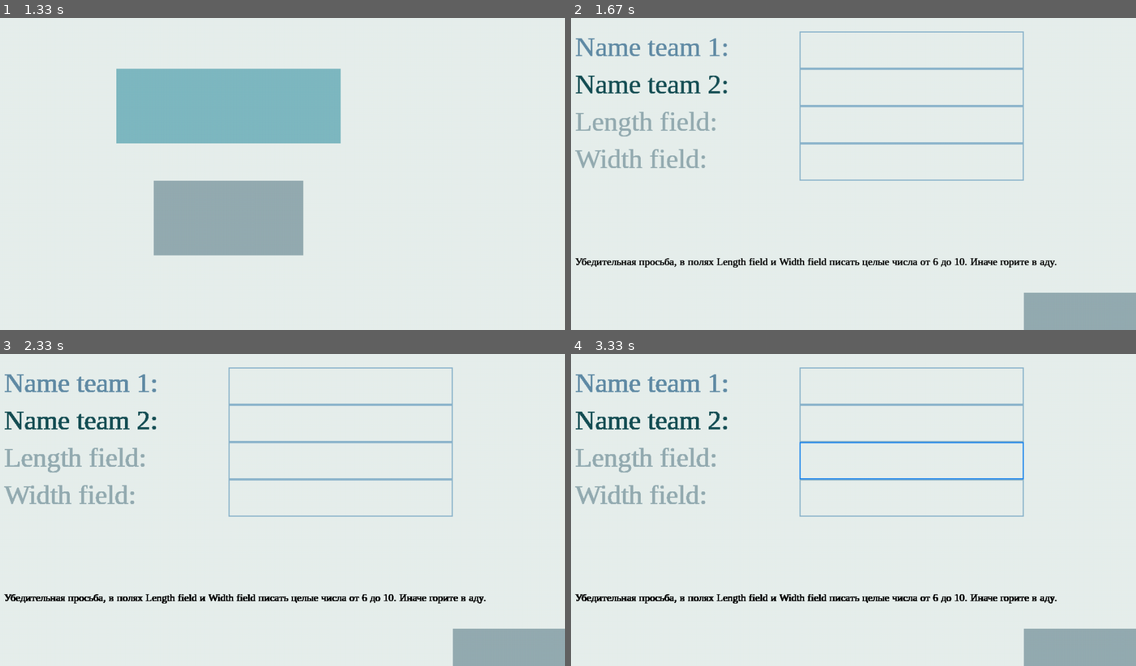
Above: before the commit, frames 1-4 (two rows, left to right).
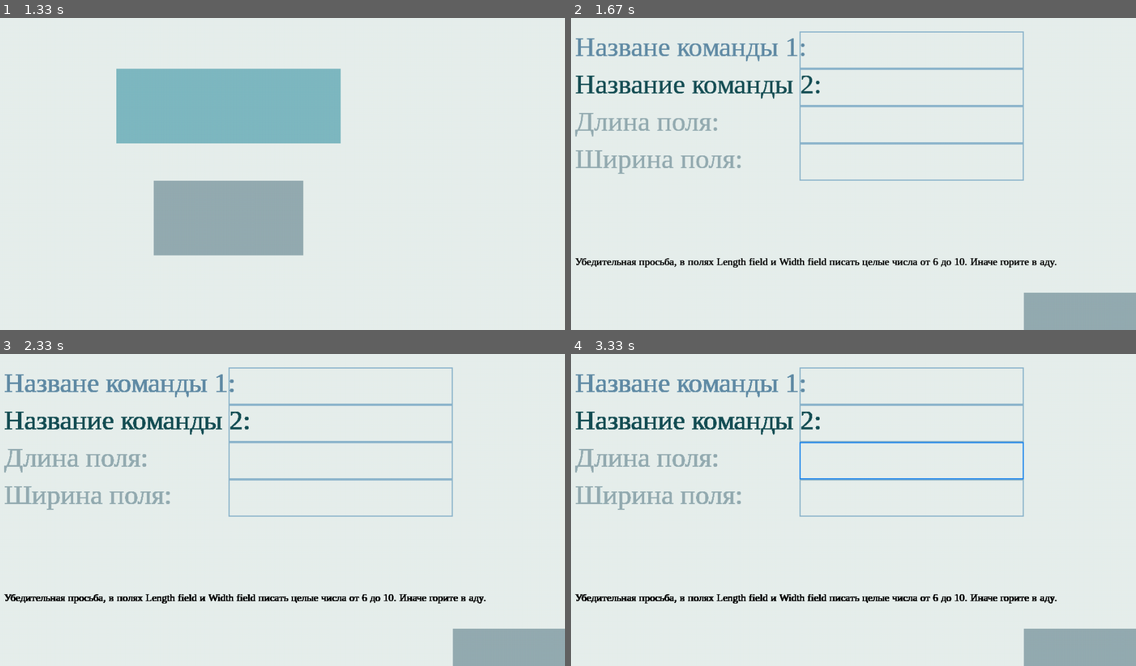
Above: after the commit, the same moments.

Repository: poLLiAziatka/Super-Gaame
Game: pygame game, started from interface.py
The game is run twice, just before and just after one commit, with the same random seed, the same clock (stepped at 60 frames per second) and the same inputs.
Inputs (mouse positions are in pixels of both pictures, inside the frame that each line leads up to):
- Up to frame 1 (1.33 s): click (50, 36) at 0.38 s; click (508, 311) at 1.27 s
- Up to frame 2 (1.67 s): click (797, 198) at 1.6 s
- Up to frame 3 (2.33 s): click (276, 385) at 1.93 s; click (237, 584) at 2.27 s
- Up to frame 4 (3.33 s): click (819, 441) at 2.6 s; click (751, 428) at 2.93 s; click (994, 469) at 3.27 s

Frame 1 is identical in both runs. In frame 2, 3.5% of the frame differs, in the area x 0-44%, y 6-50%; in frame 3, 3.6%; in frame 4, 3.6%.

Commit message:
info hero прикольненькое, но не совсем работающее

Diff:
--- a/board.py
+++ b/board.py
@@ -1,3 +1,5 @@
+import random
+
 class Board:
     def __init__(self, x_size, y_size):
         self.field = [[0] * y_size for _ in range(x_size)]
@@ -73,7 +75,21 @@
                 print('Team 2 win')
 
     def battle(self, attacking, defending):
-        self.attack_at = attacking._st
+        def battle(self, attacking, defending):
+            attacking.attack = random.randint(1, attacking._st)
+            defending.bias = defending.healf / 5 * 8
+
+            if random.randint(0, 100) in [x for x in range(defending.bias)]:
+                attacking.attack = 0
+
+            attacking.sk_pr = attacking._int / 5 * 7
+
+            if random.randint(0, 100) in [x for x in range(attacking.sk_pr)]:
+                pass
+
+            defending.healf -= attacking.attack
+
+            defending.attack = random.randint(1, defending._st)
         #  нужно проверить, из одной команды герои или нет, и если из одной, то сражения не будет
 
 #  board должен знать кто ходит
--- a/interface.py
+++ b/interface.py
@@ -10,7 +10,7 @@
 # это цвета, моя самая любимая часть кода
 background_color = (231, 240, 237)
 main_game_color = (127, 185, 194)
-button_color_1 = (149, 172, 178)
+additional_game_color = (149, 172, 178)
 team1_color = (98, 140, 166)
 team2_color = (22, 79, 85)
 COLOR_INACTIVE = pygame.Color('lightskyblue3')
@@ -86,8 +86,8 @@
                     elif 5 * size <= pos[0] <= 9 * size and 6 * size <= pos[1] <= 7 * size:
                         exit()
         pygame.draw.rect(sc, main_game_color, (4 * size, 2 * size, 6 * size, 2 * size))
-        pygame.draw.rect(sc, button_color_1, (5 * size, 5 * size, 4 * size, 1 * size))
-        pygame.draw.rect(sc, button_color_1, (5 * size, 6 * size, 4 * size, 1 * size))
+        pygame.draw.rect(sc, additional_game_color, (5 * size, 5 * size, 4 * size, 1 * size))
+        pygame.draw.rect(sc, additional_game_color, (5 * size, 6 * size, 4 * size, 1 * size))
 
         pygame.display.update()
         clock.tick(FPS)
@@ -128,10 +128,10 @@
 
         f1 = pygame.font.SysFont('serif', size // 10 * 8)
         f2 = pygame.font.SysFont('serif', size // 10 * 3)
-        team1_text = f1.render('Name team 1: ', 1, team1_color)
-        team2_text = f1.render('Name team 2: ', 1, team2_color)
-        fieldx_text = f1.render('Length field: ', 1, button_color_1)
-        fieldy_text = f1.render('Width field: ', 1, button_color_1)
+        team1_text = f1.render('Назване команды 1: ', 1, team1_color)
+        team2_text = f1.render('Название команды 2: ', 1, team2_color)
+        fieldx_text = f1.render('Длина поля: ', 1, additional_game_color)
+        fieldy_text = f1.render('Ширина поля: ', 1, additional_game_color)
 
         txt_info = f2.render('Убедительная просьба, в полях Length field и Width field писать целые числа от 6 до 10. '
                              'Иначе горите в аду.', 1, (0, 0, 0))
@@ -142,7 +142,7 @@
         sc.blit(fieldy_text, (size, 4 * size))
         sc.blit(txt_info, (size, 7 * size))
 
-        pygame.draw.rect(sc, button_color_1, (13 * size, 8 * size, 3 * size, 1 * size))
+        pygame.draw.rect(sc, additional_game_color, (13 * size, 8 * size, 3 * size, 1 * size))
 
         pygame.display.update()
         clock.tick(FPS)
@@ -199,15 +199,15 @@
             j += 1
             sc.blit(f1.render(character, 1, team1_color), (size, j * size))
             sc.blit(f1.render(character, 1, team2_color), (8 * size, j * size))
-            sc.blit(f1.render("x: ", 1, button_color_1), (6 * size, j * size))
-            sc.blit(f1.render("y: ", 1, button_color_1), (7 * size, j * size))
-            sc.blit(f1.render("x: ", 1, button_color_1), (13 * size, j * size))
-            sc.blit(f1.render("y: ", 1, button_color_1), (14 * size, j * size))
+            sc.blit(f1.render("x: ", 1, additional_game_color), (6 * size, j * size))
+            sc.blit(f1.render("y: ", 1, additional_game_color), (7 * size, j * size))
+            sc.blit(f1.render("x: ", 1, additional_game_color), (13 * size, j * size))
+            sc.blit(f1.render("y: ", 1, additional_game_color), (14 * size, j * size))
 
         txt_info = f2.render(f' х не должно превышать {x_size_field}; y {y_size_field}', 1, (0, 0, 0))
         sc.blit(txt_info, (size, 8 * size))
 
-        pygame.draw.rect(sc, button_color_1, (13 * size, 8 * size, 3 * size, 1 * size))
+        pygame.draw.rect(sc, additional_game_color, (13 * size, 8 * size, 3 * size, 1 * size))
         pygame.display.update()
         clock.tick(FPS)
 
@@ -220,11 +220,20 @@
         f1 = pygame.font.SysFont('serif', size // 2)
         f2 = pygame.font.SysFont('serif', size // 4)
         txt_hero = f1.render('hero', 1, main_game_color)
-        # twt_st = f2.render('')
-
-
-
-        sc.blit(txt_hero, (size * 12, size // 4))
+        txt_health = f2.render('Здоровье:  ', 1, additional_game_color)
+        pygame.draw.rect(sc, (255, 0, 0), (size * 12.5, size * 4, hero.health // 4, size // 4), 1)
+        txt_st = f2.render(f'Сила: {hero._st} ', 1, additional_game_color)
+        txt_ag = f2.render(f'Ловкость: {hero._ag} ', 1, additional_game_color)
+        txt_int = f2.render(f'Интеллект: {hero._int} ', 1, additional_game_color)
+
+        # тут должна быть картинка
+        pygame.draw.rect(sc, (0, 0, 0), (size * 11.5, size * 1.5, size * 2 , size * 2), 1)
+        sc.blit(txt_hero, (size * 12, size // 2))
+        sc.blit(txt_health, (size * 11, size * 4))
+        sc.blit(txt_st, (size * 11, size * 4.5))
+        sc.blit(txt_ag, (size * 11, size * 5))
+        sc.blit(txt_int, (size * 11, size * 5.5))
+
     if not coordinates:
         coordinates = [1, 1, 2, 2, 3, 3, 4, 4, 5, 5, 6, 6, 1, 2, 1, 3, 1, 4, 1, 5, 1, 6, 2, 1, 2, 2, 3, 2, 4, 2, 5, 2,
                        6, 3, 1, 3, 2, 3, 4, 3, 5, 3, 6, 4, 1, 4, 2, 4, 3, 4, 5, 4, 6, 5, 1]
@@ -304,7 +313,7 @@
             surf.fill(main_game_color)
             sc.blit(surf, rect[1])
 
-        pygame.draw.rect(sc, button_color_1, (13 * size, 8 * size, 3 * size, 1 * size))
+        pygame.draw.rect(sc, additional_game_color, (13 * size, 8 * size, 3 * size, 1 * size))
         pygame.display.update()
         clock.tick(FPS)
 
@@ -329,7 +338,7 @@
         sc.blit(txt_win, (size * 4, size * 2))
         sc.blit(txt_win_team, (size, size * 3))
 
-        pygame.draw.rect(sc, button_color_1, (13 * size, 8 * size, 3 * size, 1 * size))
+        pygame.draw.rect(sc, additional_game_color, (13 * size, 8 * size, 3 * size, 1 * size))
         pygame.display.update()
         clock.tick(FPS)
 
